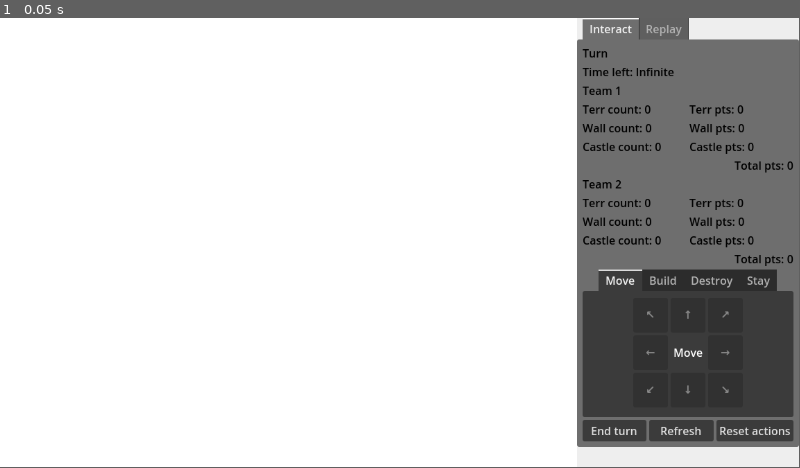
Above: before the commit, frame 1.
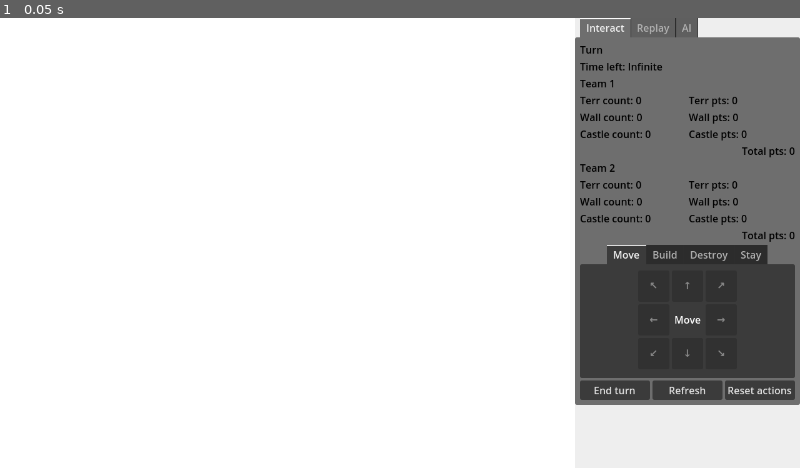
Above: after the commit, the same moment.

Repository: dqhieuu/procon-2023
Game: Godot game, scene res://main.tscn
Two runs of this game, one before a commit and one after it. Both use one fixed random seed, a clock stepped at 60 frames per second and the inputs below.
Inputs:
- Up to frame 1 (0.05 s): no input
In our replay, the window is 799x449 before the commit and 800x450 after it. These sizes can differ from the game's own. Grey fills any space a smaller window leaves; there, only what the larger window draws over its background counts as a difference.

The runs differ from the first frame. In frame 1, 7.5% of the frame differs, in the area x 71-100%, y 0-96%.
Error in both runs: Invalid call. Nonexistent function 'has' in base 'Nil'. (res://map_display.gd:90)

Commit message:
Update game schema

Diff:
--- a/gui/main.tscn
+++ b/gui/main.tscn
@@ -63,13 +63,12 @@
 layout_mode = 2
 
 [node name="Background" type="ColorRect" parent="HBoxContainer"]
-custom_minimum_size = Vector2(320, 2.08165e-12)
+custom_minimum_size = Vector2(360, 0)
 layout_mode = 2
 size_flags_vertical = 3
 color = Color(0.933333, 0.933333, 0.933333, 1)
 
 [node name="ScrollContainer" type="ScrollContainer" parent="HBoxContainer/Background"]
-custom_minimum_size = Vector2(300, 0)
 layout_mode = 1
 anchors_preset = 15
 anchor_right = 1.0
@@ -82,6 +81,7 @@
 size_flags_horizontal = 3
 
 [node name="Interact" type="MarginContainer" parent="HBoxContainer/Background/ScrollContainer/TabContainer"]
+visible = false
 layout_mode = 2
 size_flags_horizontal = 3
 theme_override_constants/margin_left = 8
@@ -695,15 +695,160 @@
 text = "Total pts: 0"
 horizontal_alignment = 2
 
-[node name="HBoxContainer" type="HBoxContainer" parent="HBoxContainer/Background/ScrollContainer/TabContainer/Replay/VBoxContainer"]
-layout_mode = 2
-
-[node name="ResetActions" type="Button" parent="HBoxContainer/Background/ScrollContainer/TabContainer/Replay/VBoxContainer/HBoxContainer"]
-layout_mode = 2
-size_flags_horizontal = 3
-focus_mode = 0
-text = "Reset actions"
-script = ExtResource("4_so8eh")
+[node name="AI" type="MarginContainer" parent="HBoxContainer/Background/ScrollContainer/TabContainer"]
+layout_mode = 2
+size_flags_horizontal = 3
+theme_override_constants/margin_left = 8
+theme_override_constants/margin_top = 8
+theme_override_constants/margin_right = 8
+theme_override_constants/margin_bottom = 8
+
+[node name="VBoxContainer" type="VBoxContainer" parent="HBoxContainer/Background/ScrollContainer/TabContainer/AI" groups=["replay_feature"]]
+layout_mode = 2
+size_flags_horizontal = 3
+
+[node name="TurnInfo" type="Label" parent="HBoxContainer/Background/ScrollContainer/TabContainer/AI/VBoxContainer" groups=["turn_info"]]
+layout_mode = 2
+theme_override_colors/font_color = Color(0, 0, 0, 1)
+text = "Turn"
+
+[node name="Team1Label" type="Label" parent="HBoxContainer/Background/ScrollContainer/TabContainer/AI/VBoxContainer"]
+layout_mode = 2
+theme_override_colors/font_color = Color(0, 0, 0, 1)
+text = "Team 1"
+
+[node name="Team1Info" type="HBoxContainer" parent="HBoxContainer/Background/ScrollContainer/TabContainer/AI/VBoxContainer"]
+layout_mode = 2
+
+[node name="Count" type="VBoxContainer" parent="HBoxContainer/Background/ScrollContainer/TabContainer/AI/VBoxContainer/Team1Info"]
+layout_mode = 2
+size_flags_horizontal = 3
+
+[node name="Territory" type="Label" parent="HBoxContainer/Background/ScrollContainer/TabContainer/AI/VBoxContainer/Team1Info/Count" groups=["t1_terr_count"]]
+layout_mode = 2
+theme_override_colors/font_color = Color(0, 0, 0, 1)
+text = "Terr count: 0"
+
+[node name="Wall" type="Label" parent="HBoxContainer/Background/ScrollContainer/TabContainer/AI/VBoxContainer/Team1Info/Count" groups=["t1_wall_count"]]
+layout_mode = 2
+theme_override_colors/font_color = Color(0, 0, 0, 1)
+text = "Wall count: 0"
+
+[node name="Castle" type="Label" parent="HBoxContainer/Background/ScrollContainer/TabContainer/AI/VBoxContainer/Team1Info/Count" groups=["t1_castle_count"]]
+layout_mode = 2
+theme_override_colors/font_color = Color(0, 0, 0, 1)
+text = "Castle count: 0"
+
+[node name="Point" type="VBoxContainer" parent="HBoxContainer/Background/ScrollContainer/TabContainer/AI/VBoxContainer/Team1Info"]
+layout_mode = 2
+size_flags_horizontal = 3
+
+[node name="Territory" type="Label" parent="HBoxContainer/Background/ScrollContainer/TabContainer/AI/VBoxContainer/Team1Info/Point" groups=["t1_terr_pts"]]
+layout_mode = 2
+theme_override_colors/font_color = Color(0, 0, 0, 1)
+text = "Terr pts: 0"
+
+[node name="Wall" type="Label" parent="HBoxContainer/Background/ScrollContainer/TabContainer/AI/VBoxContainer/Team1Info/Point" groups=["t1_wall_pts"]]
+layout_mode = 2
+theme_override_colors/font_color = Color(0, 0, 0, 1)
+text = "Wall pts: 0"
+
+[node name="Castle" type="Label" parent="HBoxContainer/Background/ScrollContainer/TabContainer/AI/VBoxContainer/Team1Info/Point" groups=["t1_castle_pts"]]
+layout_mode = 2
+theme_override_colors/font_color = Color(0, 0, 0, 1)
+text = "Castle pts: 0"
+
+[node name="Total" type="Label" parent="HBoxContainer/Background/ScrollContainer/TabContainer/AI/VBoxContainer/Team1Info/Point" groups=["t1_total_pts"]]
+layout_mode = 2
+theme_override_colors/font_color = Color(0, 0, 0, 1)
+text = "Total pts: 0"
+horizontal_alignment = 2
+
+[node name="Team2Label" type="Label" parent="HBoxContainer/Background/ScrollContainer/TabContainer/AI/VBoxContainer"]
+layout_mode = 2
+theme_override_colors/font_color = Color(0, 0, 0, 1)
+text = "Team 2
+"
+
+[node name="Team2Info" type="HBoxContainer" parent="HBoxContainer/Background/ScrollContainer/TabContainer/AI/VBoxContainer"]
+layout_mode = 2
+
+[node name="Count" type="VBoxContainer" parent="HBoxContainer/Background/ScrollContainer/TabContainer/AI/VBoxContainer/Team2Info"]
+layout_mode = 2
+size_flags_horizontal = 3
+
+[node name="Territory" type="Label" parent="HBoxContainer/Background/ScrollContainer/TabContainer/AI/VBoxContainer/Team2Info/Count" groups=["t2_terr_count"]]
+layout_mode = 2
+theme_override_colors/font_color = Color(0, 0, 0, 1)
+text = "Terr count: 0"
+
+[node name="Wall" type="Label" parent="HBoxContainer/Background/ScrollContainer/TabContainer/AI/VBoxContainer/Team2Info/Count" groups=["t2_wall_count"]]
+layout_mode = 2
+theme_override_colors/font_color = Color(0, 0, 0, 1)
+text = "Wall count: 0"
+
+[node name="Castle" type="Label" parent="HBoxContainer/Background/ScrollContainer/TabContainer/AI/VBoxContainer/Team2Info/Count" groups=["t2_castle_count"]]
+layout_mode = 2
+theme_override_colors/font_color = Color(0, 0, 0, 1)
+text = "Castle count: 0"
+
+[node name="Point" type="VBoxContainer" parent="HBoxContainer/Background/ScrollContainer/TabContainer/AI/VBoxContainer/Team2Info"]
+layout_mode = 2
+size_flags_horizontal = 3
+
+[node name="Territory" type="Label" parent="HBoxContainer/Background/ScrollContainer/TabContainer/AI/VBoxContainer/Team2Info/Point" groups=["t2_terr_pts"]]
+layout_mode = 2
+theme_override_colors/font_color = Color(0, 0, 0, 1)
+text = "Terr pts: 0"
+
+[node name="Wall" type="Label" parent="HBoxContainer/Background/ScrollContainer/TabContainer/AI/VBoxContainer/Team2Info/Point" groups=["t2_wall_pts"]]
+layout_mode = 2
+theme_override_colors/font_color = Color(0, 0, 0, 1)
+text = "Wall pts: 0"
+
+[node name="Castle" type="Label" parent="HBoxContainer/Background/ScrollContainer/TabContainer/AI/VBoxContainer/Team2Info/Point" groups=["t2_castle_pts"]]
+layout_mode = 2
+theme_override_colors/font_color = Color(0, 0, 0, 1)
+text = "Castle pts: 0"
+
+[node name="Total" type="Label" parent="HBoxContainer/Background/ScrollContainer/TabContainer/AI/VBoxContainer/Team2Info/Point" groups=["t2_total_pts"]]
+layout_mode = 2
+theme_override_colors/font_color = Color(0, 0, 0, 1)
+text = "Total pts: 0"
+horizontal_alignment = 2
+
+[node name="AgentList" type="VBoxContainer" parent="HBoxContainer/Background/ScrollContainer/TabContainer/AI/VBoxContainer"]
+layout_mode = 2
+
+[node name="Agent1" type="VBoxContainer" parent="HBoxContainer/Background/ScrollContainer/TabContainer/AI/VBoxContainer/AgentList"]
+layout_mode = 2
+
+[node name="Label" type="Label" parent="HBoxContainer/Background/ScrollContainer/TabContainer/AI/VBoxContainer/AgentList/Agent1"]
+layout_mode = 2
+theme_override_colors/font_color = Color(0, 0, 0, 1)
+text = "Agent 21f231f (3, 3)"
+
+[node name="TabContainer" type="TabContainer" parent="HBoxContainer/Background/ScrollContainer/TabContainer/AI/VBoxContainer/AgentList/Agent1"]
+layout_mode = 2
+
+[node name="Man" type="VBoxContainer" parent="HBoxContainer/Background/ScrollContainer/TabContainer/AI/VBoxContainer/AgentList/Agent1/TabContainer"]
+layout_mode = 2
+
+[node name="Terr" type="VBoxContainer" parent="HBoxContainer/Background/ScrollContainer/TabContainer/AI/VBoxContainer/AgentList/Agent1/TabContainer"]
+visible = false
+layout_mode = 2
+
+[node name="Cast" type="VBoxContainer" parent="HBoxContainer/Background/ScrollContainer/TabContainer/AI/VBoxContainer/AgentList/Agent1/TabContainer"]
+visible = false
+layout_mode = 2
+
+[node name="Sabt" type="VBoxContainer" parent="HBoxContainer/Background/ScrollContainer/TabContainer/AI/VBoxContainer/AgentList/Agent1/TabContainer"]
+visible = false
+layout_mode = 2
+
+[node name="Terr+Sabt" type="VBoxContainer" parent="HBoxContainer/Background/ScrollContainer/TabContainer/AI/VBoxContainer/AgentList/Agent1/TabContainer"]
+visible = false
+layout_mode = 2
 
 [node name="Flash" type="ColorRect" parent="." groups=["flash"]]
 visible = false
--- a/gui/project.godot
+++ b/gui/project.godot
@@ -24,6 +24,11 @@
 [debug]
 
 settings/stdout/print_fps=true
+
+[display]
+
+window/size/viewport_width=1280
+window/size/viewport_height=720
 
 [input]
 
Not shown, changed: simulator/assets/path_strat_capture_castle.txt
Not shown, changed: simulator/assets/path_strat_expand.txt
